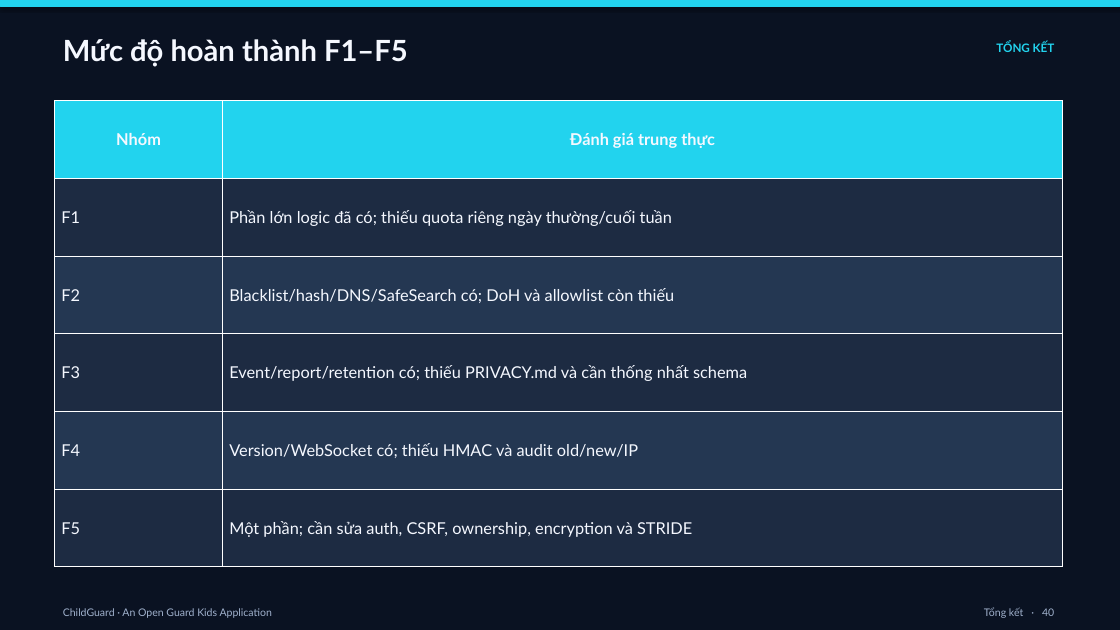
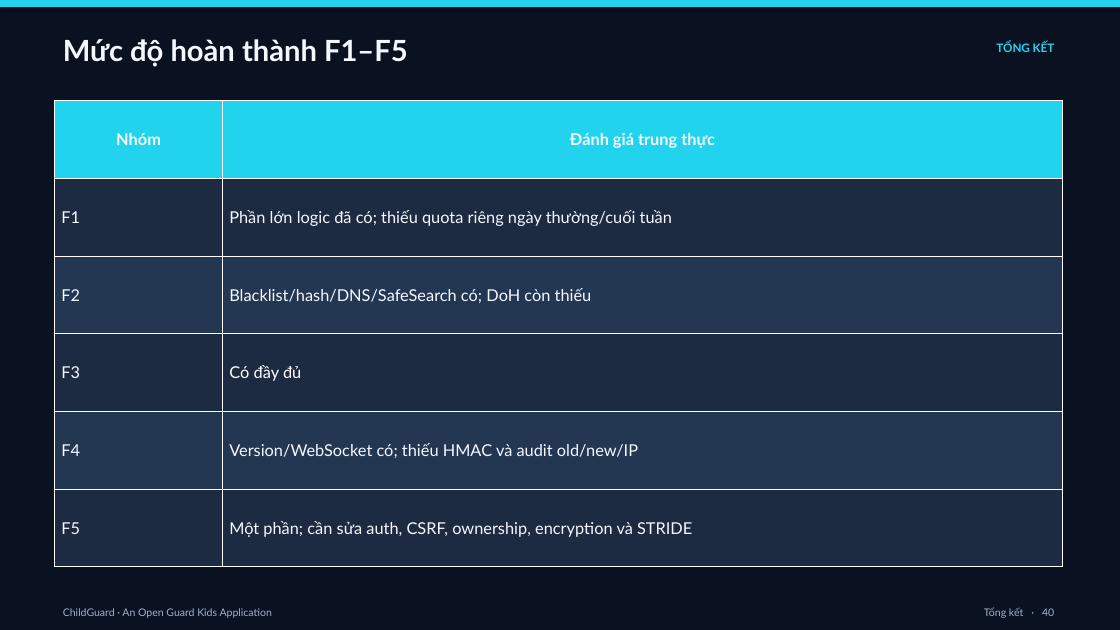
Before and after one commit to nvphuoc1172/ChildGuard, a slide deck: slide 41 of docs/ChildGuard_TongHop .pptx (slide 40 before the commit). Drawn at 1120x630 pixels with LibreOffice and Linux fonts; fonts in the diff are those of the drawing. Boxes give left, top, right and bottom in pixels: in the first picture for what was removed or moved away, otherwise in the second. Text is boxed around its words. In the diff, an @@ line names an element or a change of style, - is before the commit and + after.

```diff
--- a/docs/ChildGuard_TongHop .pptx
+++ b/docs/ChildGuard_TongHop .pptx
@@ table at <box>55,101,1063,567</box> @@
-row 3, column 2: Blacklist/hash/DNS/SafeSearch có; DoH và allowlist còn thiếu
+row 3, column 2: Blacklist/hash/DNS/SafeSearch có; DoH còn thiếu
-row 4, column 2: Event/report/retention có; thiếu PRIVACY.md và cần thống nhất schema
+row 4, column 2: Có đầy đủ
```
Also in this commit, not shown: 1 other slide changed, 1 slide added, 7 other files.
